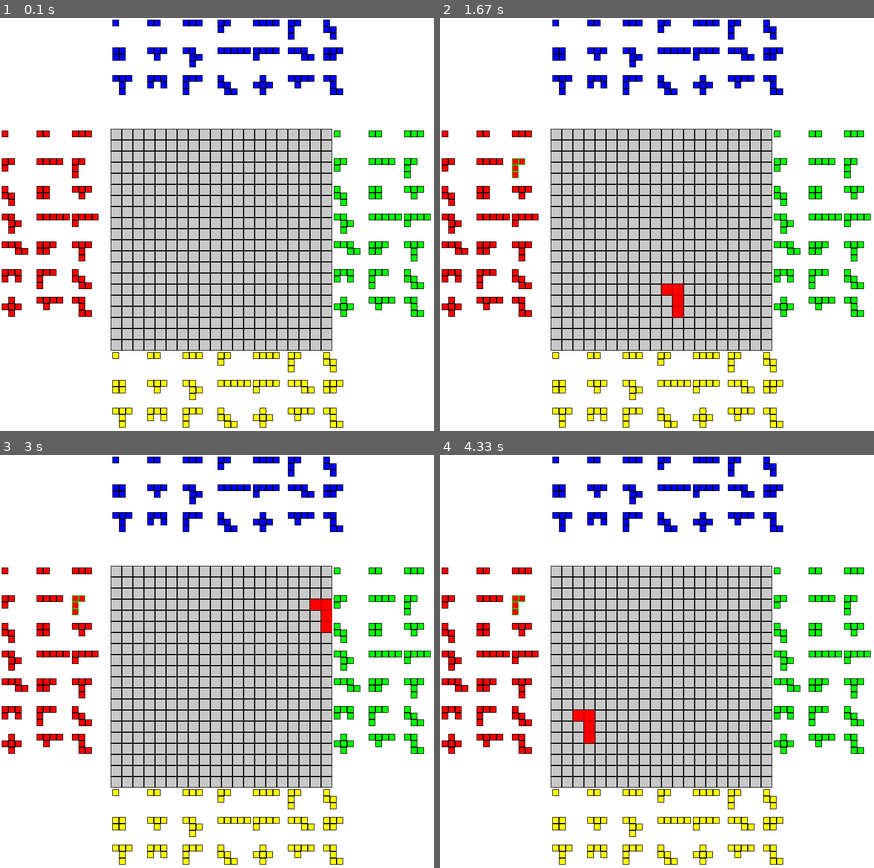
Above: before the commit, frames 1-4 (two rows, left to right).
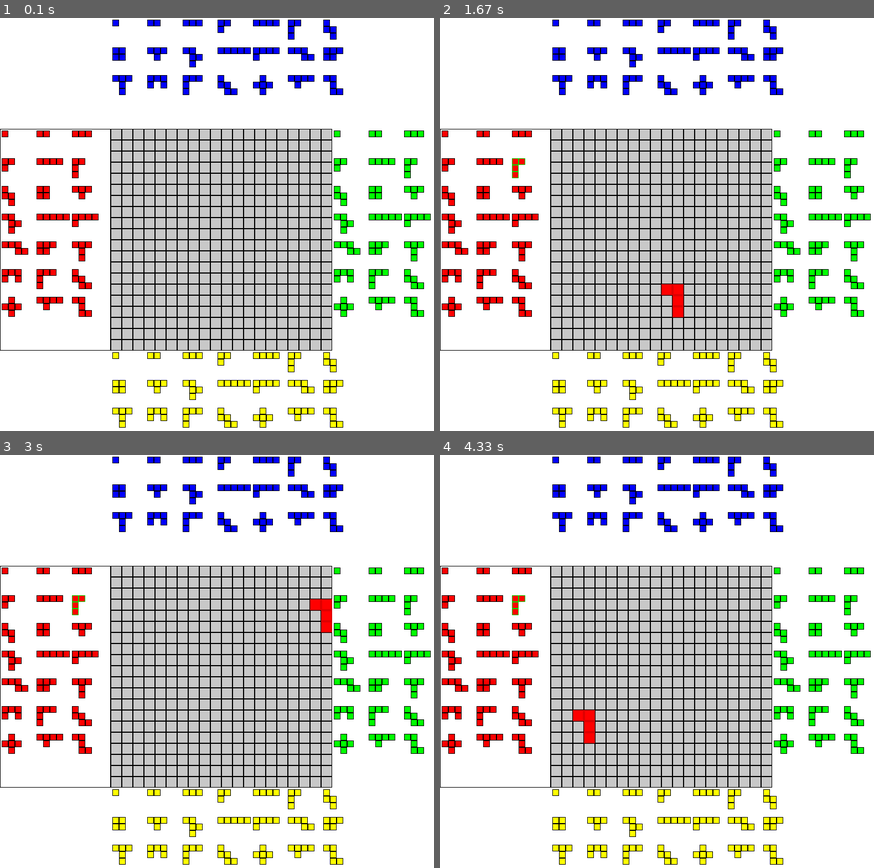
Above: after the commit, the same moments.

Repository: lhalcomb/Blokus
Game: pygame game, started from BlokusPyGame/src/main.py
Same seed, same stepped clock (60 frames per second), same inputs: the game is played once before the commit and once after it.
Inputs (mouse positions are in pixels of both pictures, inside the frame that each line leads up to):
- Up to frame 1 (0.1 s): no input
- Up to frame 2 (1.67 s): click (661, 241) at 0.38 s; click (526, 174) at 0.72 s; click (713, 278) at 1.05 s; right-click (665, 286) at 1.38 s
- Up to frame 3 (3 s): click (390, 843) at 1.72 s; click (312, 644) at 2.05 s; click (52, 578) at 2.38 s; click (316, 599) at 2.75 s
- Up to frame 4 (4.33 s): click (761, 566) at 3.22 s; click (565, 599) at 3.55 s; click (778, 723) at 3.88 s; click (574, 711) at 4.22 s

The runs differ from the first frame. In frame 1, 0.2% of the frame differs, in the area x 0-26%, y 26-81%; in frame 2, 0.2%; in frame 3, 0.2%; in frame 4, 0.2%.

Commit message:
Add visual indicator for whose turn it is

Diff:
--- a/BlokusPyGame/src/ui.py
+++ b/BlokusPyGame/src/ui.py
@@ -101,6 +101,12 @@
         self.piece_bounds = {}
 
         for player, region in self.piece_regions.items():
+            if player == self.turn.current_player:
+                if player == self.turn.players[0] or player == self.turn.players[2]:
+                    pygame.draw.rect(self.screen, (0, 0, 0), (region.x, region.y, region.width, region.height), 1)
+                else:
+                    pygame.draw.rect(self.screen, (0, 0, 0), (region.x, region.y, region.width + 23, region.height), 1)
+
             for idx, piece in enumerate(player.remaining_pieces):
                 piece_shape = PIECES[piece]
 
